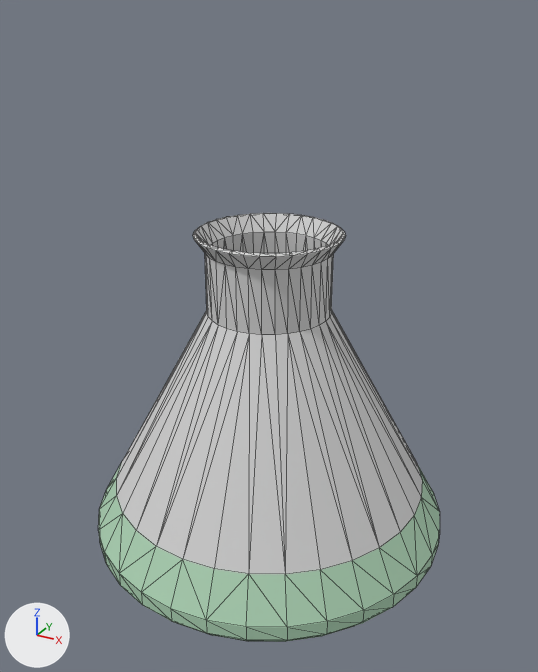
An edit to the OBJ model models/object1319.obj, drawn before and after from the same camera.
Before and after are seen from a camera (50 mm lens) standing at (1.76, -3.74, 2.07) and looking at (0.01, -0.55, 0.47). Arrows for +X, +Y and +Z are at lower left; the lights stay in place. Mesh edges are drawn as thin lines. Where no turn or scale is listed for an object, it has been applied to the vertices.
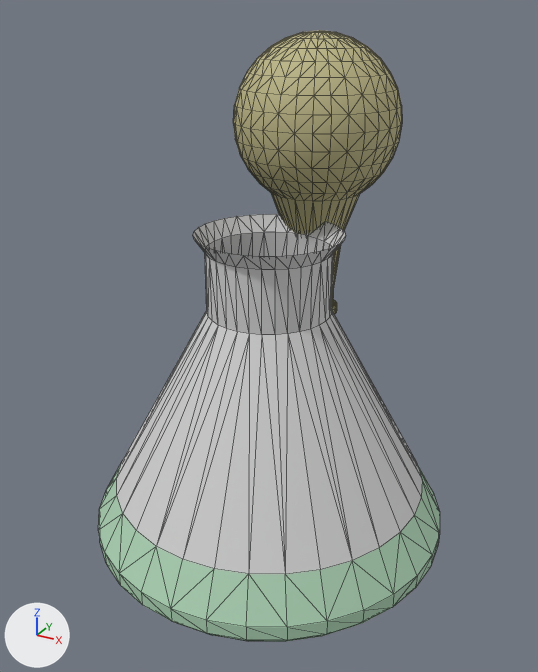
Diff of the bpy script that builds the scene:
```diff
--- a/models/object1319.obj.py
+++ b/models/object1319.obj.py
@@ mat_material_002 @@
+mat_material_002 = principled_material('Material.002')
+mat_material_002.base_color = (0.512, 0.472, 0.241)  # beige #beb787
+mat_material_002.roughness = 0.696
@@ me_object1319 @@
 # used by ob_object1319; location = (0.0, 0.0, 0.0)
-me_object1319.from_pydata(...)  # 448 vertices, 892 faces; spans x -1.02..0.98, y -1.5..0.5, z -0.78..1.03
+me_object1319.from_pydata(...)  # 897 vertices, 1662 faces; spans x -1.02..0.98, y -1.5..0.5, z -0.78..1.96
+# me_object1319 part 1: a new loose piece of 641 vertices spanning x -0.45..0.45, y -0.45..0.45, z 0.43..1.96, in mat_material_002 (beige #beb787)
+# me_object1319 part 2: 224 vertices removed from x -1.0..0.96, y -1.48..0.48, z -0.76..1.03; 32 vertices added at x -0.17..0.17, y -0.17..0.17, z 1.1
+# me_object1319 part 3: the surface is now shaded smooth
 me_object1319.materials.append(mat_material)
 me_object1319.materials.append(mat_material_001)
+me_object1319.materials.append(mat_material_002)  # beige #beb787
```

Pixel boxes [x1, y1, x2, y2] of what changed, in the pictures (538 x 672 px):
'object1319', reshaped (43% taller): before [98, 213, 440, 642]; after [98, 30, 440, 642]
part 1 of me_object1319, added: after [233, 30, 402, 314]
part 2 of me_object1319, cut back: before [193, 213, 346, 257]
